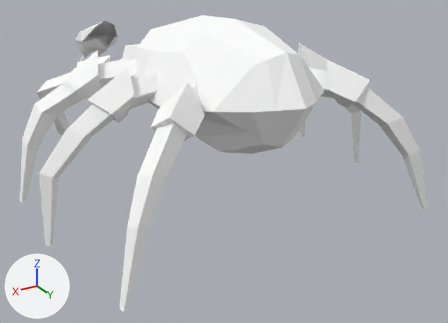
An edit to the Blender file base/models/aliens/bloodspider/bloodspider.blend, drawn before and after from the same camera.
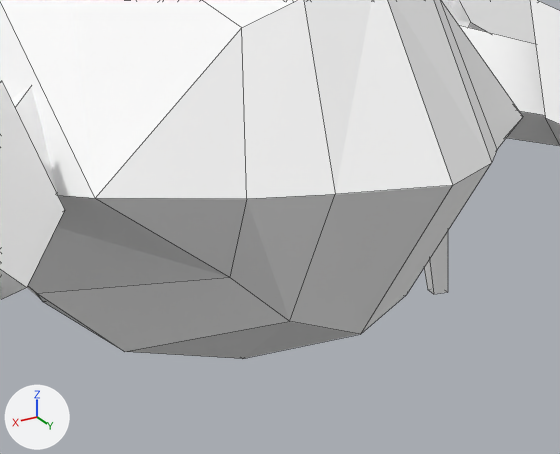
Each version is shown whole from a 50 mm camera at (0.825, 1.479, 0.805) aimed at (-0.116, -0.089, 0.021), then close up on the part from 42% to 75% of the width and 19% to 55% of the height. The axes (+X, +Y, +Z) are drawn at lower left. The lights are the same throughout. The close-ups show mesh edges as thin lines.

Names of what the first close-up shows: 'bloodspider'.
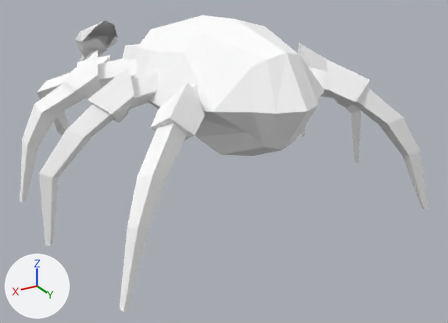
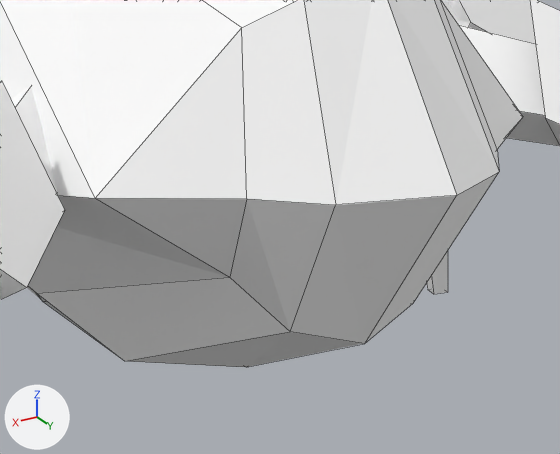
Where the change shows, as pixel boxes [x1, y1, x2, y2] in the close-ups (560 x 454 px; the box of a moved part takes in the faces that stretch with it):
'bloodspider', reshaped: before [0, 0, 560, 359]; after [0, 0, 560, 367]
part 1 of me_bloodspider, moved or reshaped: before [37, 0, 497, 359]; after [37, 0, 499, 367]

Diff of the bpy script that builds the scene:
```diff
--- a/base/models/aliens/bloodspider/bloodspider.blend.py
+++ b/base/models/aliens/bloodspider/bloodspider.blend.py
@@ me_bloodspider @@
 me_bloodspider.from_pydata(...)  # 192 vertices, 155 faces; spans x 0.0..0.517, y -0.522..-0.003, z -1.018..0.455
 # used by ob_bloodspider; location = (0.0, 0.0, 0.0); rotation_euler = (-1.571, 0.0, 0.0), in degrees (-90, 0, 0)
 # verts and faces of me_bloodspider; kept vertices keep their numbers, new ones are numbered from 192
 # before: 22 (0.0, -0.189, 0.241) at pixel (242, 358), 24 (0.0, -0.253, 0.373) at pixel (360, 334), 28 (0.0, -0.373, 0.455) at pixel (452, 185), 50 (0.082, -0.205, 0.223) at pixel (124, 351), 52 (0.045, -0.266, 0.36) at pixel (289, 321)
 # before: 54 (0.057, -0.368, 0.42) at pixel (335, 194)
+# me_bloodspider part 1
+verts[22] = (0.0, -0.184, 0.246)  # moved, pixel (246, 367)
+verts[24] = (0.0, -0.248, 0.377)  # moved, pixel (364, 343)
+verts[28] = (0.0, -0.368, 0.459)  # moved, pixel (456, 195)
+verts[50] = (0.084, -0.2, 0.227)  # moved, pixel (124, 361)
+verts[52] = (0.047, -0.261, 0.364)  # moved, pixel (290, 331)
+verts[54] = (0.06, -0.363, 0.424)  # moved, pixel (335, 204)
 me_bloodspider.materials.append(mat_material_002)
```
